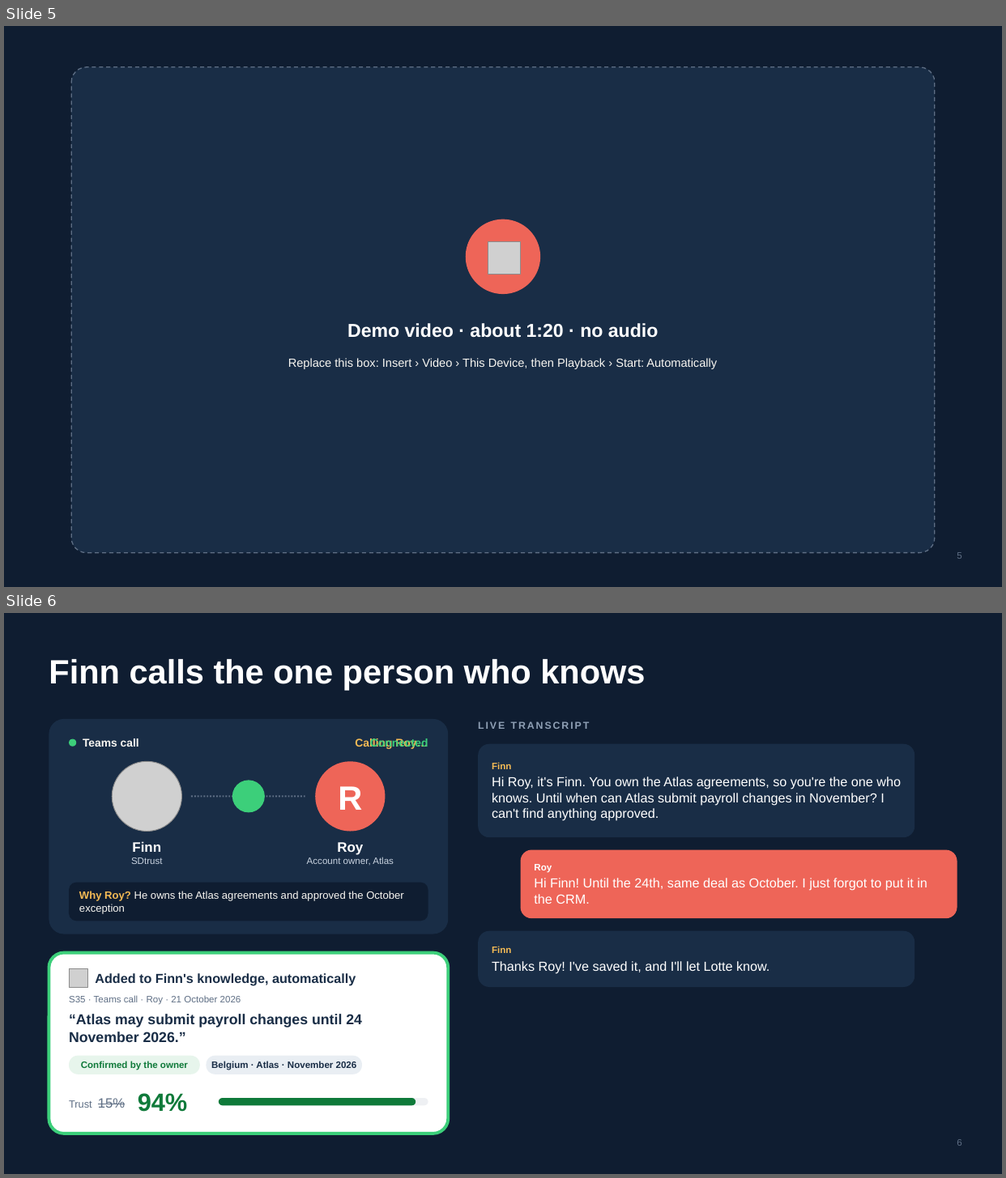
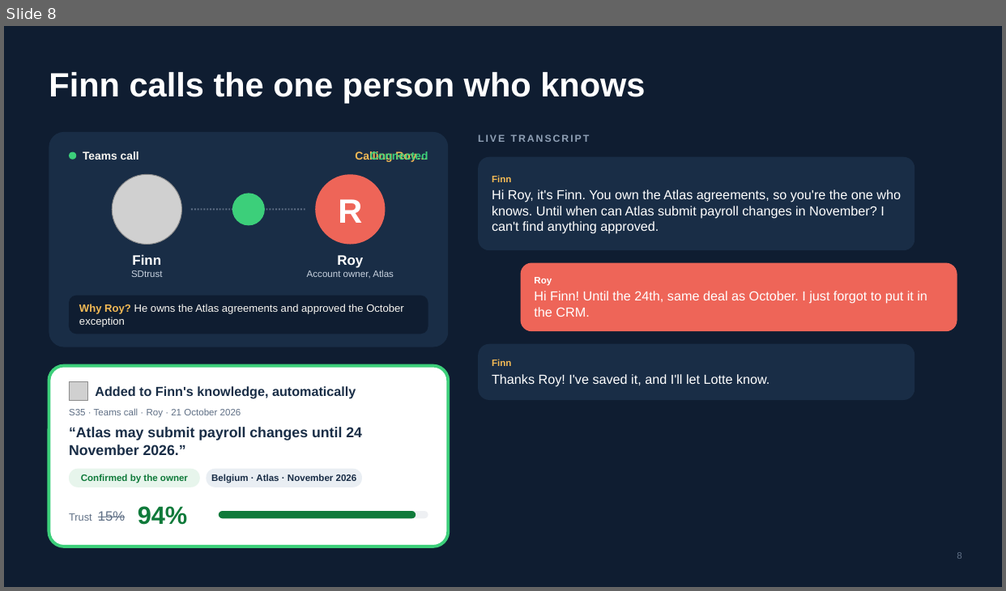
Before and after one commit to rheerkens/tectonic-hackathon-2026-october-finals, a slide deck: docs/pitch/SDtrust-pitch.pptx. Shown one above the other, each under a label of ours: slides 5 and 6 before the commit, slide 8 after it. The pictures are 1006x1178 and 1006x591 pixels, drawn with LibreOffice and Linux fonts; fonts in the diff are those of the drawing; grey boxes stand for pictures; background and template pictures are left out. Boxes give left, top, right and bottom in pixels: in the first picture for what was removed or moved away, otherwise in the second. Text is boxed around its words. In the diff, an @@ line names an element or a change of style, - is before the commit and + after.

```diff
--- a/docs/pitch/SDtrust-pitch.pptx
+++ b/docs/pitch/SDtrust-pitch.pptx
@@ slide 5 removed at box(4, 26, 1002, 587), background #0F1D31 @@
@@ rounded rectangle removed at box(71, 67, 935, 553) @@
@@ ellipse removed at box(466, 219, 541, 294) @@
@@ picture removed at box(488, 241, 521, 274) @@
@@ text removed at box(347, 323, 658, 338) @@
-Demo video · about 1:20 · no audio
@@ text removed at box(288, 358, 717, 369) @@
-Replace this box: Insert › Video › This Device, then Playback › Start: Automatically
@@ page number removed at box(957, 552, 961, 559) @@
-5
@@ what was slide 6 is now slide 8 @@
```
Also in this commit, not shown: 5 slides added, 2 other slides removed, 8 other files.
